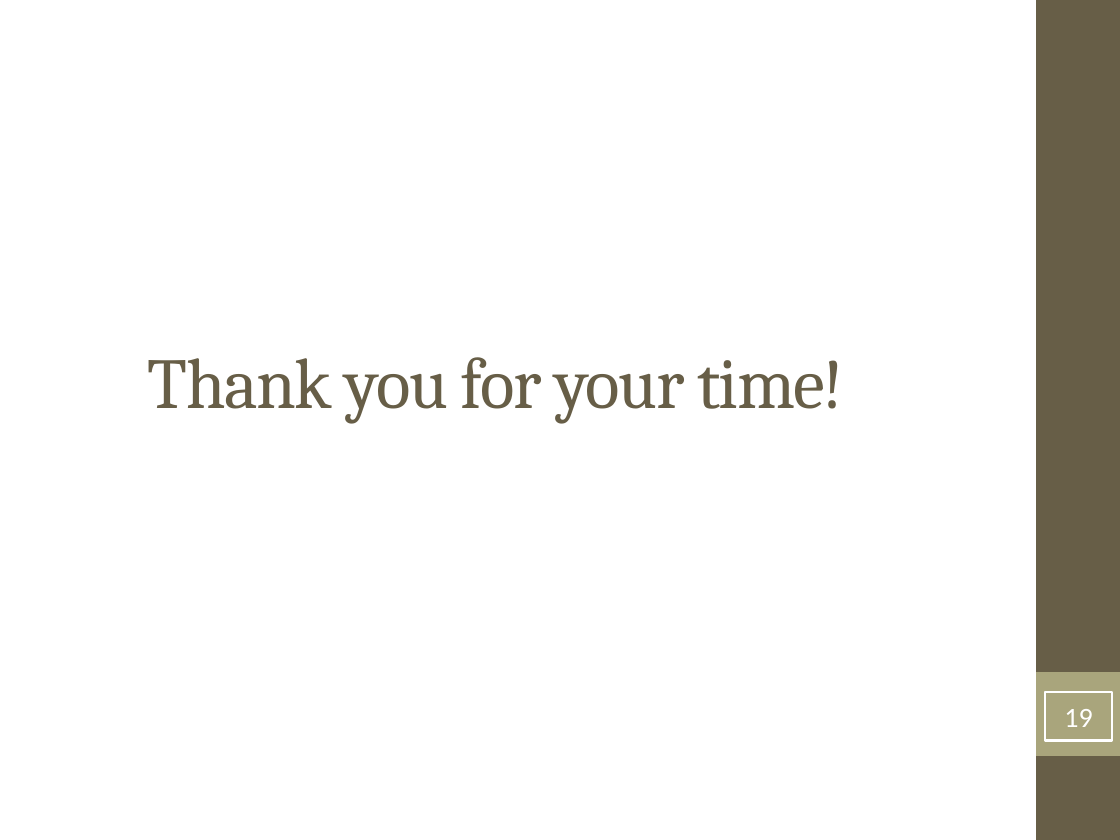
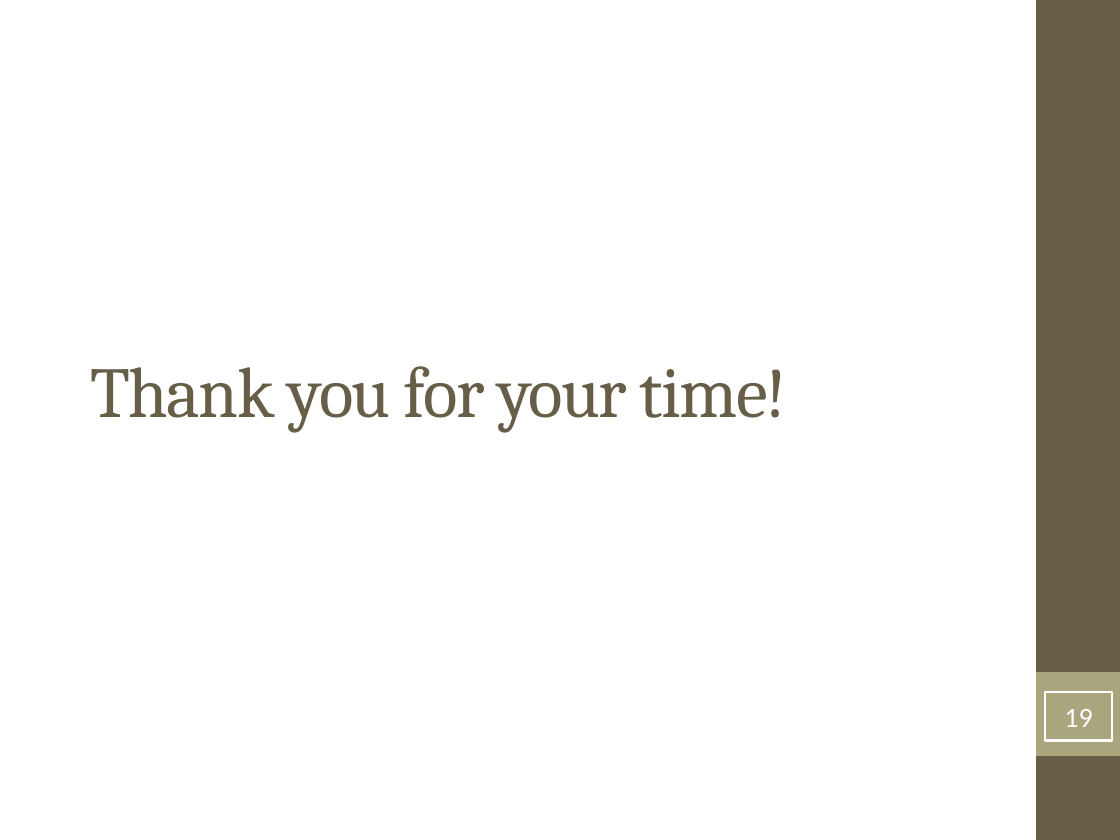
Before and after one commit to ferry91/MobileNode-TFG, a slide deck: slide 19 of Presentation-demo/MN_QMP_Demo.odp. Drawn at 1120x840 pixels with LibreOffice and Linux fonts; fonts in the diff are those of the drawing. Boxes give left, top, right and bottom in pixels: in the first picture for what was removed or moved away, otherwise in the second. Text is boxed around its words. In the diff, an @@ line names an element or a change of style, - is before the commit and + after.

```diff
--- a/Presentation-demo/MN_QMP_Demo.odp
+++ b/Presentation-demo/MN_QMP_Demo.odp
@@ title "Thank you for your time!" moved from (x1=148, y1=357, x2=844, y2=423) to (x1=91, y1=366, x2=787, y2=432) @@
```
Also in this commit, not shown: 5 other slides changed.
